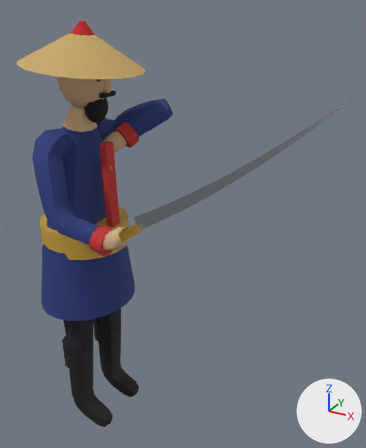
Renders of the glTF model models/era2/xitoy2_otliq.glb from each side of a commit.
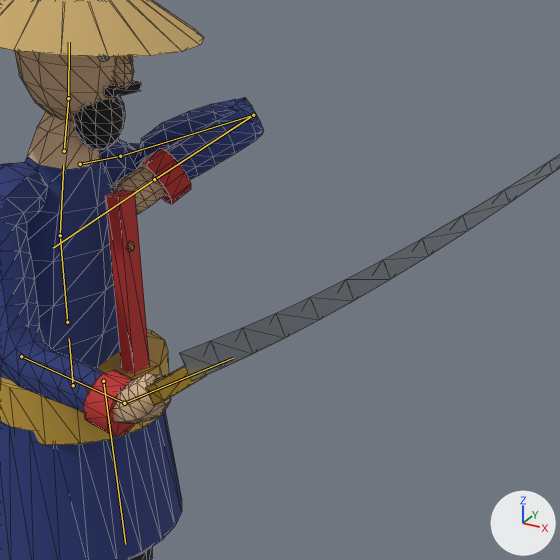
Old and new are each drawn whole from a 50 mm lens placed at (1.335, -1.577, 1.856), pointed at (0.428, 0.073, 1.031) and again close up on the part from 14% to 85% of the width and 12% to 70% of the height. Every picture has the same lights, and +X, +Y and +Z are marked at lower right. The last two pictures show the newer version. Both versions are drawn at frame 24 of the action 'Block'; the numbers are the values there. The bones that change, and the others that lie on the model, are drawn over the model as lines in the close-ups. The close-ups show mesh edges as thin lines.

Objects in the first close-up: 'Body', 'Sword'.
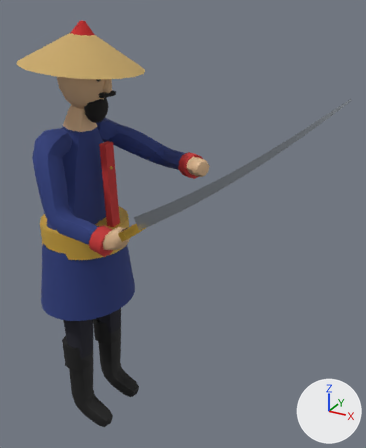
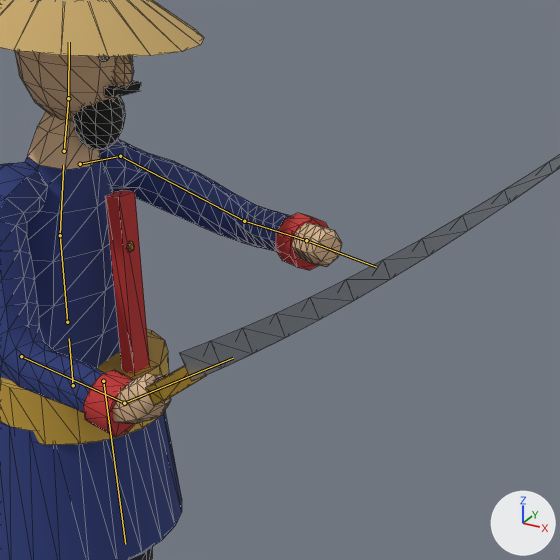
What differs and where, as boxes [x1, y1, x2, y2] in the close-ups (560 x 560 px):
```json
{"object": "Body", "change": "posed", "before": [0, 0, 264, 560], "after": [0, 0, 342, 560]}
{"bone": "UpperArm.L", "before": "(120, 156) to (253, 115)", "after": "(120, 156) to (244, 221)"}
{"bone": "ForeArm.L", "before": "(253, 115) to (154, 179)", "after": "(244, 221) to (306, 240)"}
```

The change, as JSON lines over the scene's bpy script:
```json
{"block": "bone_upperarm_l", "where": "bone_upperarm_l = bpy.data.objects['Rig'].pose.bones['UpperArm.L']  # child of 'Shoulder.L'"}
{"op": "set", "path": "bone_upperarm_l.rotation_quaternion", "old": "(0.527, 0.103, -0.276, -0.797)", "new": "(0.829, 0.087, -0.135, -0.535)", "note": "degrees (34, -7, -115) -> degrees (17, -7, -67)"}
{"block": "bone_forearm_l", "where": "bone_forearm_l = bpy.data.objects['Rig'].pose.bones['ForeArm.L']  # child of 'UpperArm.L'"}
{"op": "set", "path": "bone_forearm_l.rotation_quaternion", "old": "(0.139, -0.825, 0.177, -0.518)", "new": "(0.807, -0.193, 0.387, -0.402)", "note": "degrees (-136, -54, -47) -> degrees (-45, 28, -65)"}
```
